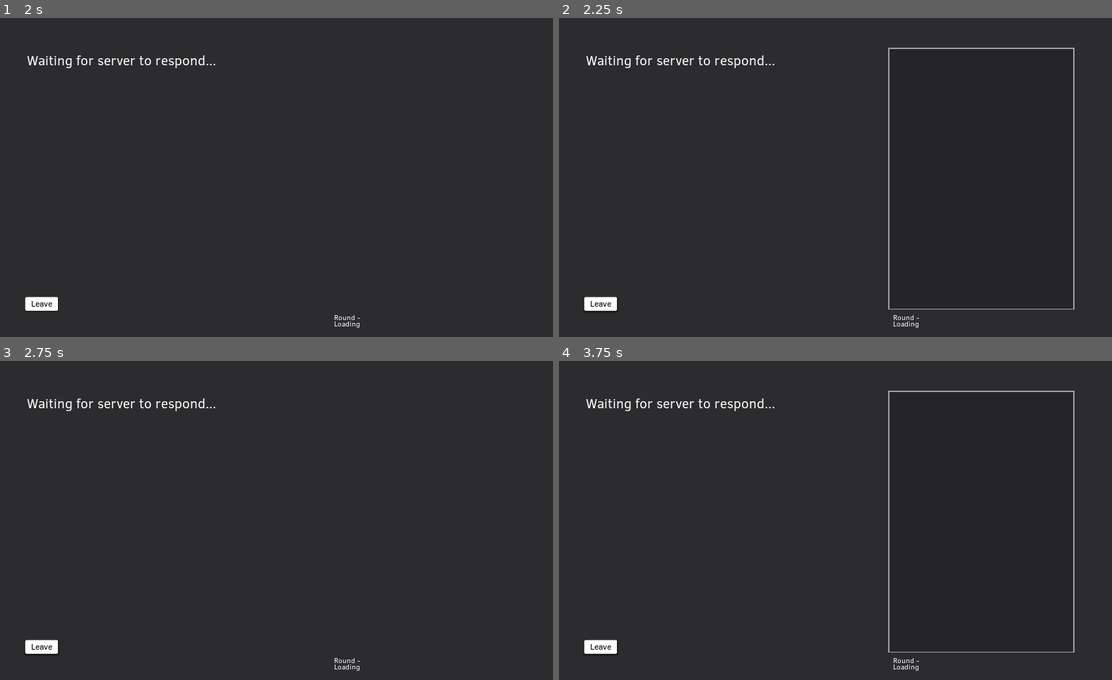
Above: before the commit, frames 1-4 (two rows, left to right).
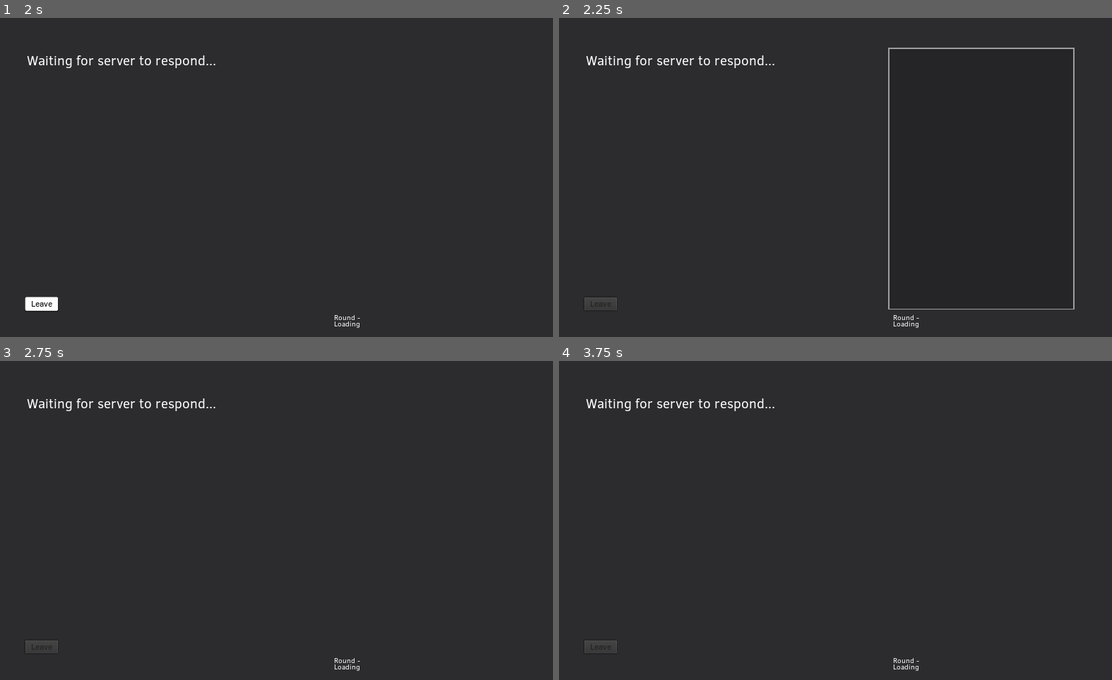
Above: after the commit, the same moments.

Repository: rednir/DrawingGame
Game: Godot game, scene res://Scenes/MainMenu.tscn
Same seed, same stepped clock (60 frames per second), same inputs: the game is played once before the commit and once after it. Sound files missing from this copy of the repository are replaced by a short silence.
Inputs (mouse positions are in pixels of both pictures, inside the frame that each line leads up to):
- Up to frame 1 (2 s): click (287, 187) at 0.52 s; type "Alex" at 0.6 s; click (276, 247) at 0.75 s; type "Alex" at 0.83 s; click "Join" at 1.25 s
- Up to frame 2 (2.25 s): click "Leave" at 2 s
- Up to frame 3 (2.75 s): no input
- Up to frame 4 (3.75 s): click (603, 648) at 2.75 s, where only the run before the commit has a clickable "Leave"; click (603, 648) at 3.5 s, where only the run before the commit has a clickable "Leave"

Frame 1 is identical in both runs. In frame 2, 0.3% of the frame differs, in the area x 4-11%, y 87-92%; in frame 3, 0.3%; in frame 4, 0.9%, in the area x 4-94%, y 9-92%.

Commit message:
disable leave button on press

Diff:
--- a/Scripts/Game/Game.gd
+++ b/Scripts/Game/Game.gd
@@ -157,6 +157,7 @@
 
 
 func on_leave_game_confirmed():
+	$ButtonLeave.disabled = true
 	drawing_canvas_node.canvas_animation_player.play_backwards("in")
 	yield(drawing_canvas_node.canvas_animation_player, "animation_finished")
 	Client.client.disconnect_from_host(1000, "Client requested to leave game")
